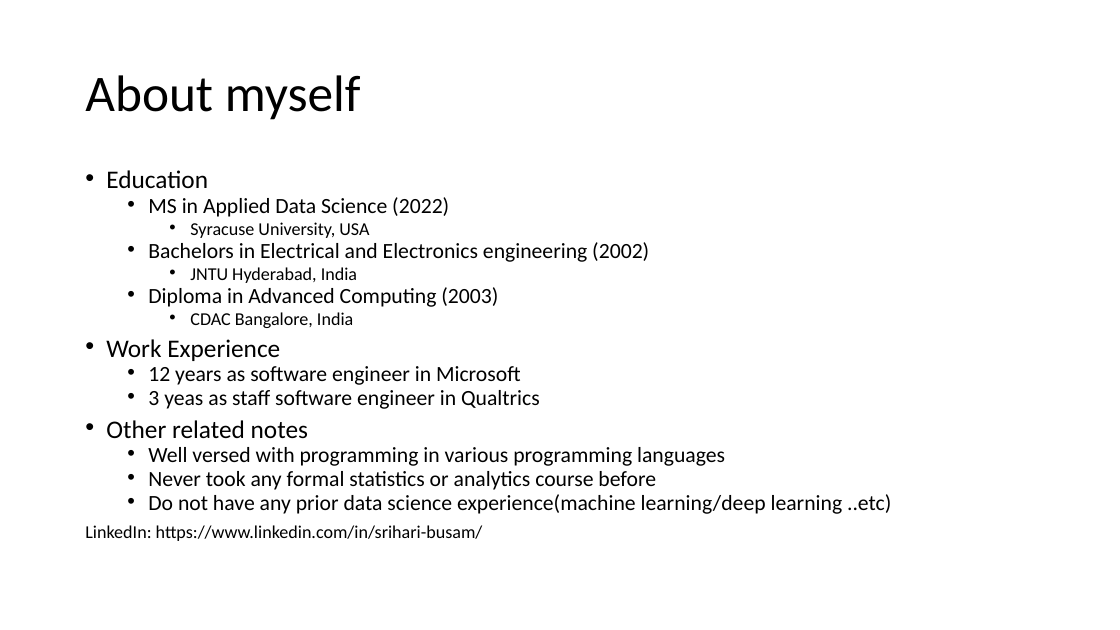
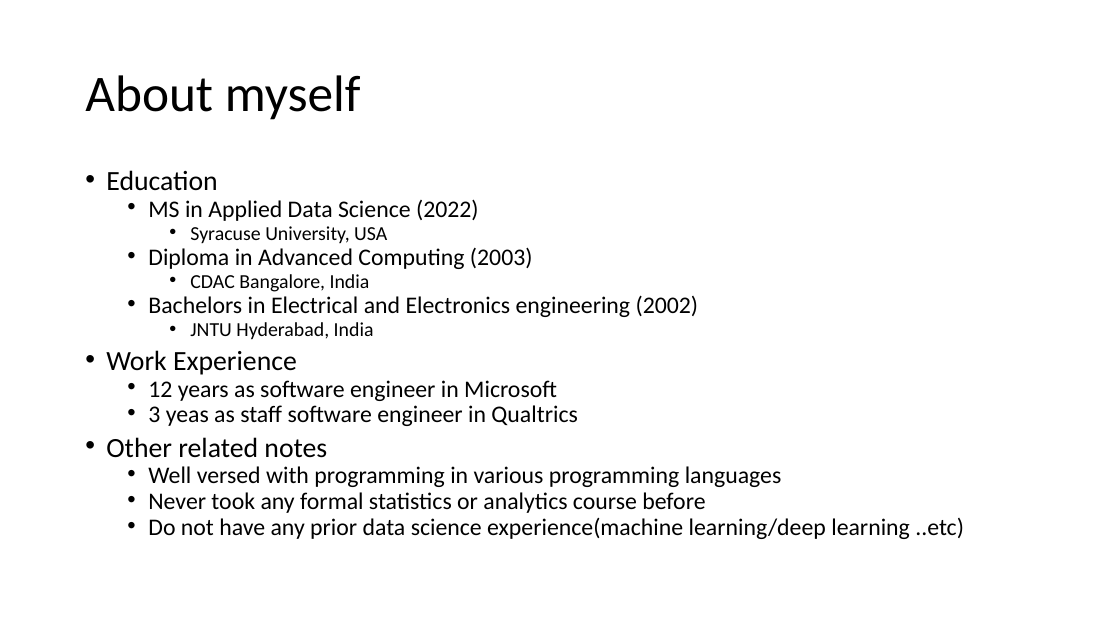
Before and after one commit to srihari-busam/MS-ADS-Portfolio, a slide deck: slide 2 of MS ADS.pptx. Drawn at 1120x630 pixels with LibreOffice and Linux fonts; fonts in the diff are those of the drawing. Boxes give left, top, right and bottom in pixels: in the first picture for what was removed or moved away, otherwise in the second. Text is boxed around its words. In the diff, an @@ line names an element or a change of style, - is before the commit and + after.

```diff
--- a/MS ADS.pptx
+++ b/MS ADS.pptx
@@ text at [106, 170, 964, 539]: size 21.7 to 23.8 pt in "Education", "Work Experience", "Other related notes"; size 18.6 to 20.4 pt in "MS in Applied Data Science (2022)", "Bachelors in Electrical and Electronics engineering (2002)", "12 years as software engineer in Microsoft", "3 yeas as staff software engineer in ..." and 3 more places; size 15.5 to 17 pt in "Syracuse University, USA", "JNTU Hyderabad, India" @@
@@ text at [148, 247, 533, 292]: paragraphs added @@
+  • Diploma in Advanced Computing (2003)
+    • CDAC Bangalore, India
@@ text at [148, 287, 498, 328]: paragraphs removed @@
-  • Diploma in Advanced Computing (2003)
-    • CDAC Bangalore, India
@@ text at [85, 525, 483, 541]: paragraph removed @@
-LinkedIn: https://www.linkedin.com/in/srihari-busam/
```
Also in this commit, not shown: 3 other slides changed, 1 slide added, 1 slide removed.
